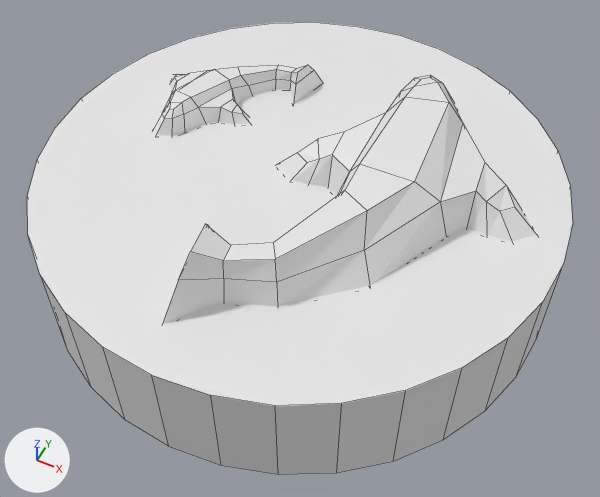
A saved change to the Blender file Meshes/b_fish.blend.
The view is the same before and after, from a 50 mm lens placed at (0.198, -0.395, 0.476), pointed at (0.018, -0.035, 0.026). The lights are fixed; the arrows at lower left show +X, +Y and +Z. Mesh edges are drawn as thin lines.
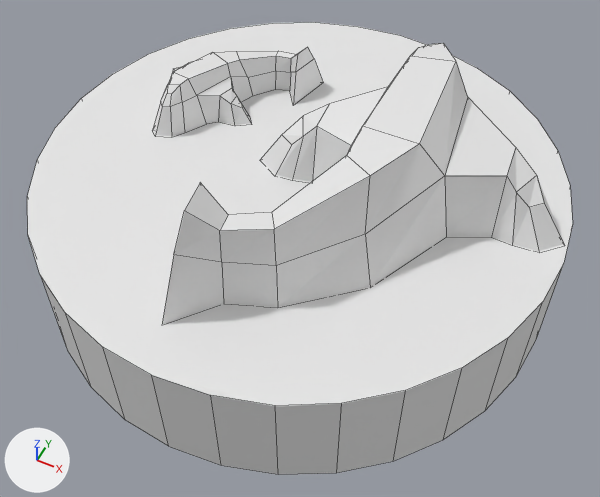
Location of each change, (x1, y1, x2, y2) in pixels of the pictures (600 x 497 px; the box of a moved part takes in the faces that stretch with it):
part 1 of me_cylinder, moved or reshaped: before (153, 65, 322, 136); after (153, 47, 323, 136)
part 2 of me_cylinder, moved or reshaped: before (163, 75, 537, 324); after (162, 43, 564, 324)

What changed in the scene script:
```text
Change me_cylinder:
    used by ob_cylinder; location = (0.0, 0.0, 0.0378); scale = (-0.201, -0.201, -0.04)
    remove me_cylinder.from_pydata(...)  # 208 vertices, 174 faces; spans x -0.96..0.96, y -0.96..0.96, z -1.75..1.48
    add me_cylinder.from_pydata(...)  # 208 vertices, 174 faces; spans x -0.96..0.96, y -0.96..0.96, z -2.61..1.48
    me_cylinder part 1: the loose piece of 72 vertices spanning x 0.15..0.73, y -0.52..0.06, z -1.16..-0.62 is scaled about its middle by (1, 1, 1.76), then moved by (0.0, 0.0, -0.21)
    me_cylinder part 2: 72 of 208 vertices moved; they spanned x -0.85..0.14, y -0.65..0.79, z -1.75..-0.62 and now span x -0.94..0.16, y -0.65..0.79, z -2.61..-0.63; mean shift (0.0, 0.0, -0.36); largest move (0.05, 0.54, -1.75) -> (0.05, 0.54, -2.61)
```
